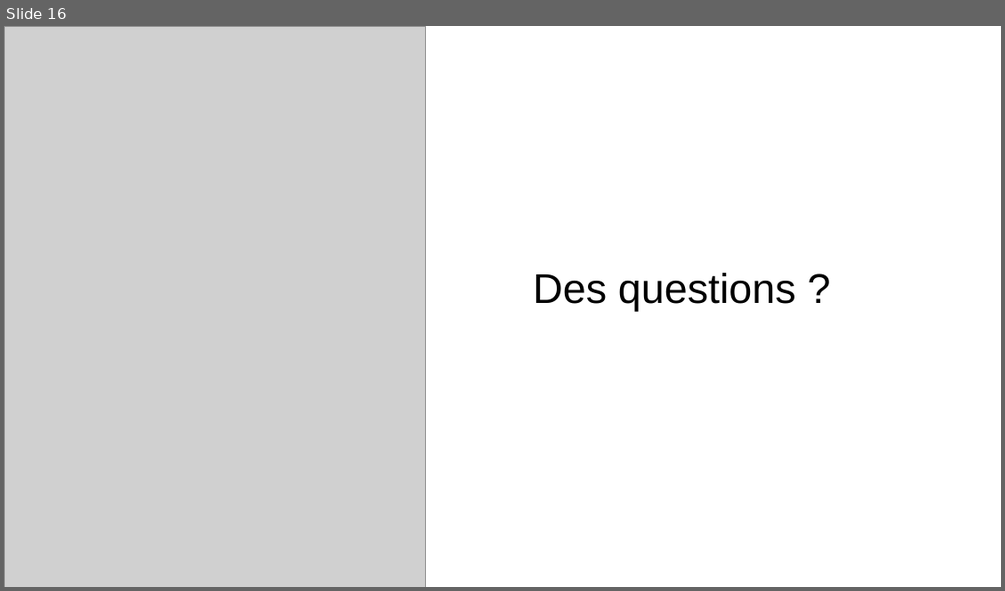
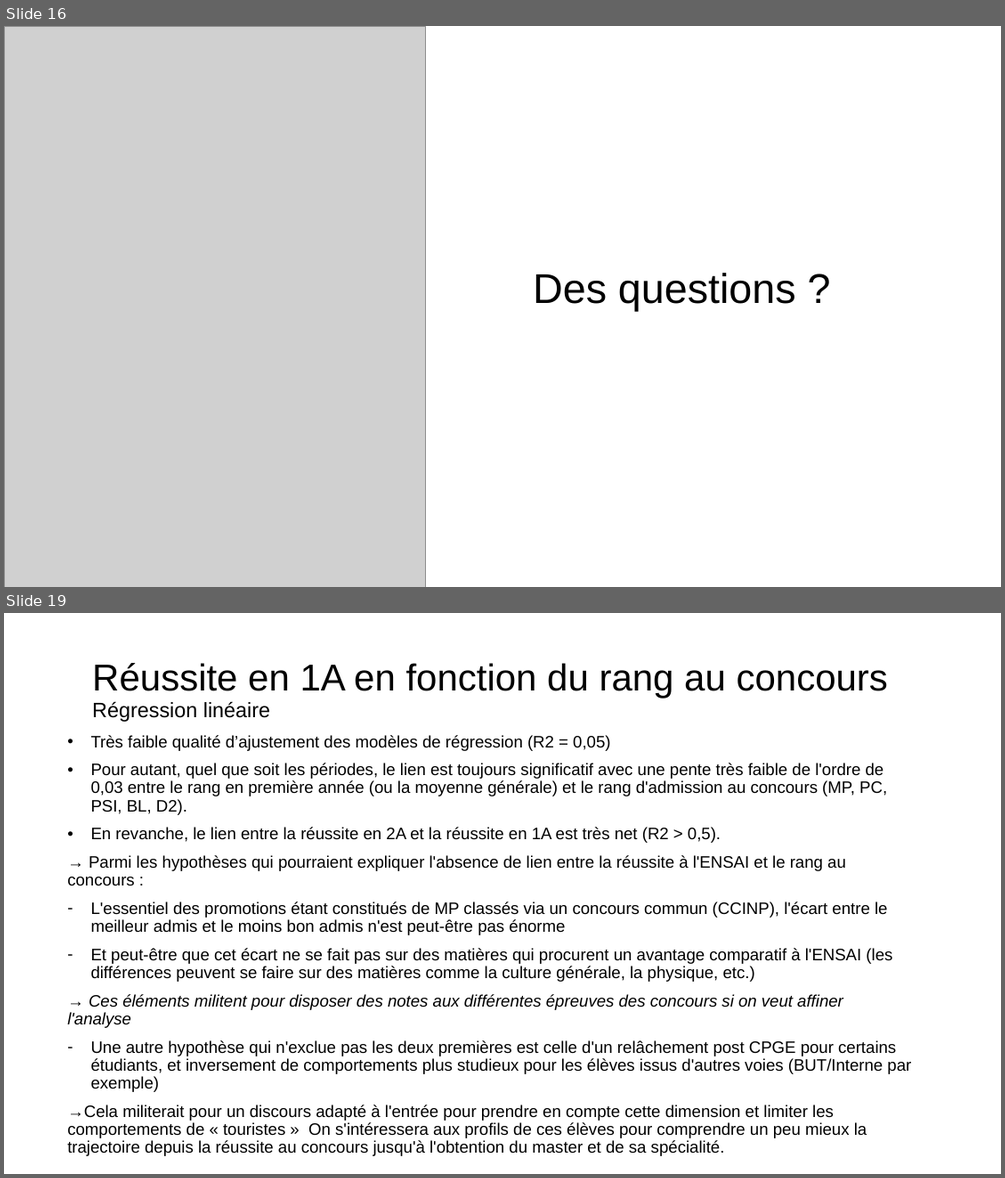
Before and after one commit to chlesieur/analyse_bdd_eleves_ensai, a slide deck: presentation/Presentation_trajectoires_etudiants_ENSAI_version_CER.pptx. Shown one above the other, each under a label of ours: slide 16 before the commit, slides 16 and 19 after it; the slides between them are not shown. The pictures are 1005x591 and 1005x1178 pixels, drawn with LibreOffice and Linux fonts; fonts in the diff are those of the drawing; grey boxes stand for pictures; background and template pictures are left out. Boxes give left, top, right and bottom in pixels: in the first picture for what was removed or moved away, otherwise in the second. Text is boxed around its words. In the diff, an @@ line names an element or a change of style, - is before the commit and + after.

Commit message:
Trajectoires

```diff
--- a/presentation/Presentation_trajectoires_etudiants_ENSAI_version_CER.pptx
+++ b/presentation/Presentation_trajectoires_etudiants_ENSAI_version_CER.pptx
@@ slide 19 added at [4,613,1001,1174], background picture (left out) @@
@@ text added at [92,663,888,722], 36 pt, text #000000 @@
+Réussite en 1A en fonction du rang au concours
+Régression linéaire
@@ text added at [67,735,911,1156], 16 pt, text #000000 @@
+• Très faible qualité d’ajustement des modèles de régression (R2 = 0,05)
+• Pour autant, quel que soit les périodes, le lien est toujours significatif avec une pente très faible de l'ordre de 0,03 entre le rang en première année (ou la moyenne générale) et le rang d'admission au concours (MP, PC, PSI, BL, D2).
+• En revanche, le lien entre la réussite en 2A et la réussite en 1A est très net (R2 > 0,5).
+→ Parmi les hypothèses qui pourraient expliquer l'absence de lien entre la réussite à l'ENSAI et le rang au concours :
+– L'essentiel des promotions étant constitués de MP classés via un concours commun (CCINP), l'écart entre le meilleur admis et le moins bon admis n'est peut-être pas énorme
+– Et peut-être que cet écart ne se fait pas sur des matières qui procurent un avantage comparatif à l'ENSAI (les différences peuvent se faire sur des matières comme la culture générale, la physique, etc.)
+→ Ces éléments militent pour disposer des notes aux différentes épreuves des concours si on veut affiner l'analyse
+– Une autre hypothèse qui n'exclue pas les deux premières est celle d'un relâchement post CPGE pour certains étudiants, et inversement de comportements plus studieux pour les élèves issus d'autres voies (BUT/Interne par exemple)
+→Cela militerait pour un discours adapté à l'entrée pour prendre en compte cette dimension et limiter les comportements de « touristes » On s'intéressera aux profils de ces élèves pour comprendre un peu mieux la trajectoire depuis la réussite au concours jusqu'à l'obtention du master et de sa spécialité.
```
Also in this commit, not shown: 14 other slides added, 2 other files.
